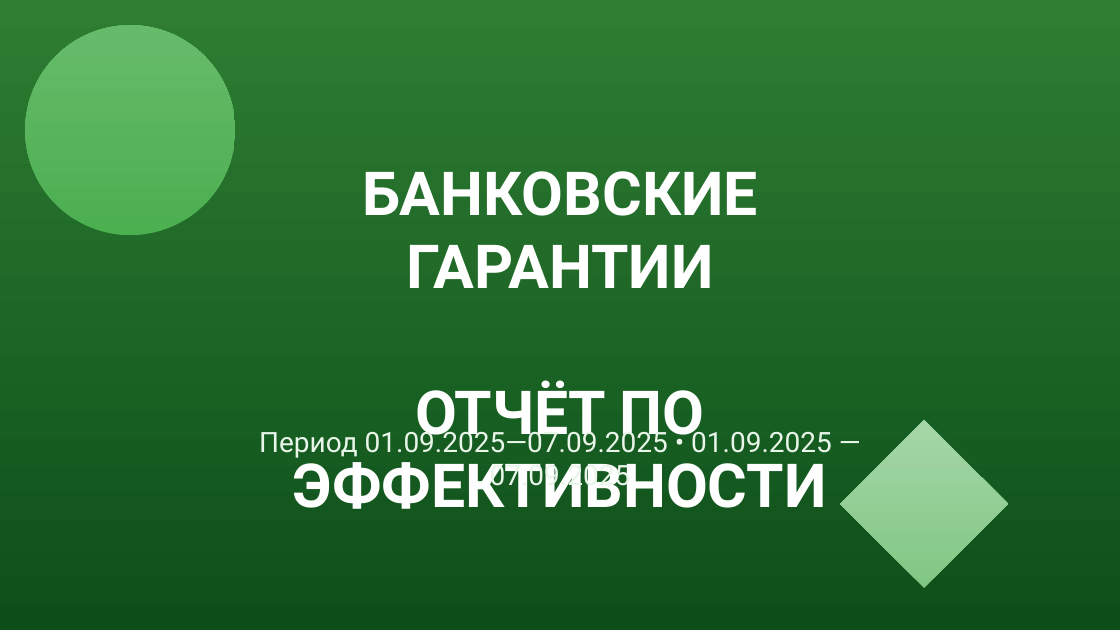
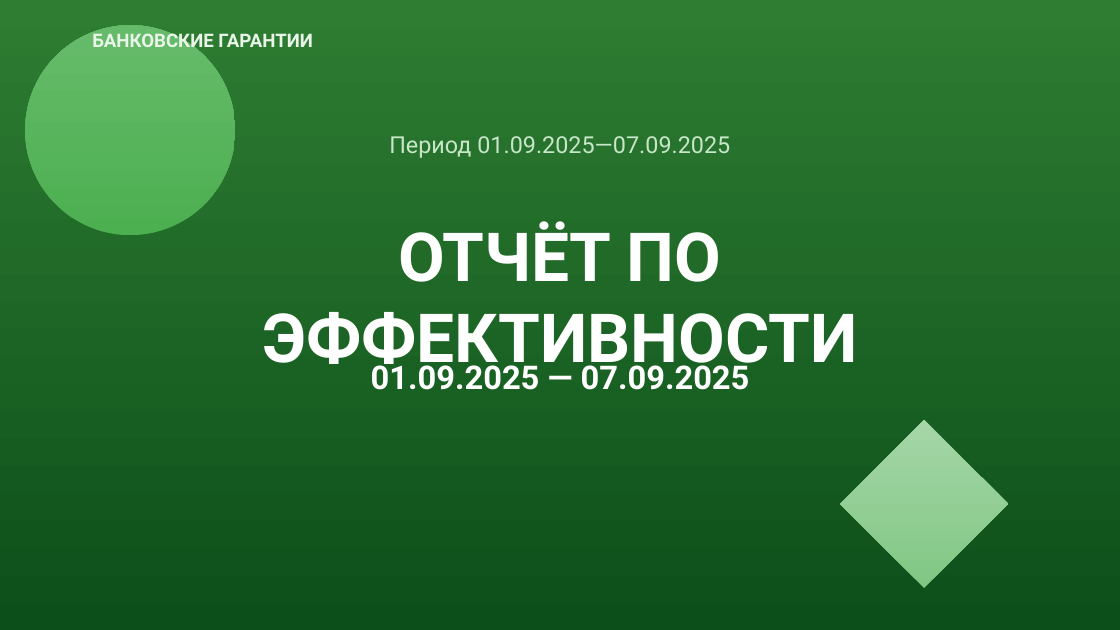
Before and after one commit to Vantorrr/otchet, a slide deck: slide 1 of powerhouse_presentation_20250901_20250907.pptx. Drawn at 1120x630 pixels with LibreOffice and Linux fonts; fonts in the diff are those of the drawing. Boxes give left, top, right and bottom in pixels: in the first picture for what was removed or moved away, otherwise in the second. Text is boxed around its words. In the diff, an @@ line names an element or a change of style, - is before the commit and + after.

```diff
--- a/powerhouse_presentation_20250901_20250907.pptx
+++ b/powerhouse_presentation_20250901_20250907.pptx
@@ text "БАНКОВСКИЕ ГАРАНТИИ": place and size @@
-text "БАНКОВСКИЕ ГАРАНТИИ" at (293, 171, 827, 509)
+text "БАНКОВСКИЕ ГАРАНТИИ" at (92, 30, 312, 53)
@@ text "БАНКОВСКИЕ ГАРАНТИИ" at (92, 30, 312, 53): size 52 to 16 pt, text colour #FFFFFF to #E8F5E8; alignment centre to left @@
@@ text added at (389, 136, 730, 158), 20 pt, text #C8E6C9 @@
+Период 01.09.2025—07.09.2025
@@ text added at (262, 221, 858, 379), 58 pt, text #FFFFFF, bold @@
+ОТЧЁТ ПО ЭФФЕКТИВНОСТИ
@@ text at (371, 359, 750, 390): text changed; size 24 to 28 pt; text colour #E8F5E8 to #FFFFFF; bold on @@
-Период 01.09.2025—07.09.2025 • 01.09.2025 — 07.09.2025
+01.09.2025 — 07.09.2025
@@ text at (293, 380, 827, 509): paragraph removed @@
-ОТЧЁТ ПО ЭФФЕКТИВНОСТИ
```
Also in this commit, not shown: 1 other slide changed, 1 other file.
